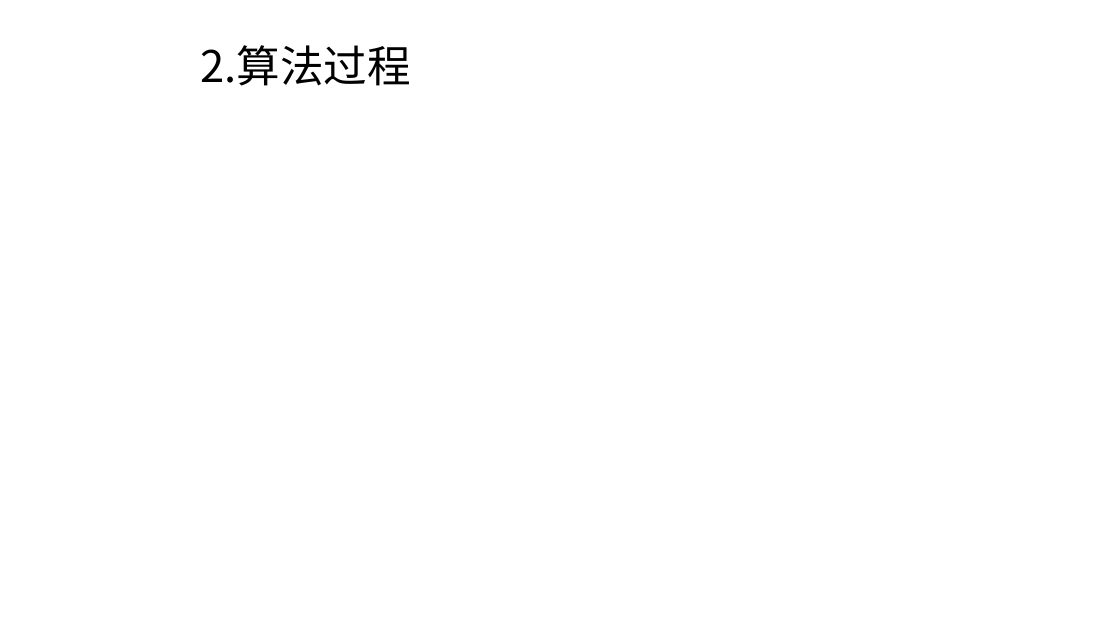
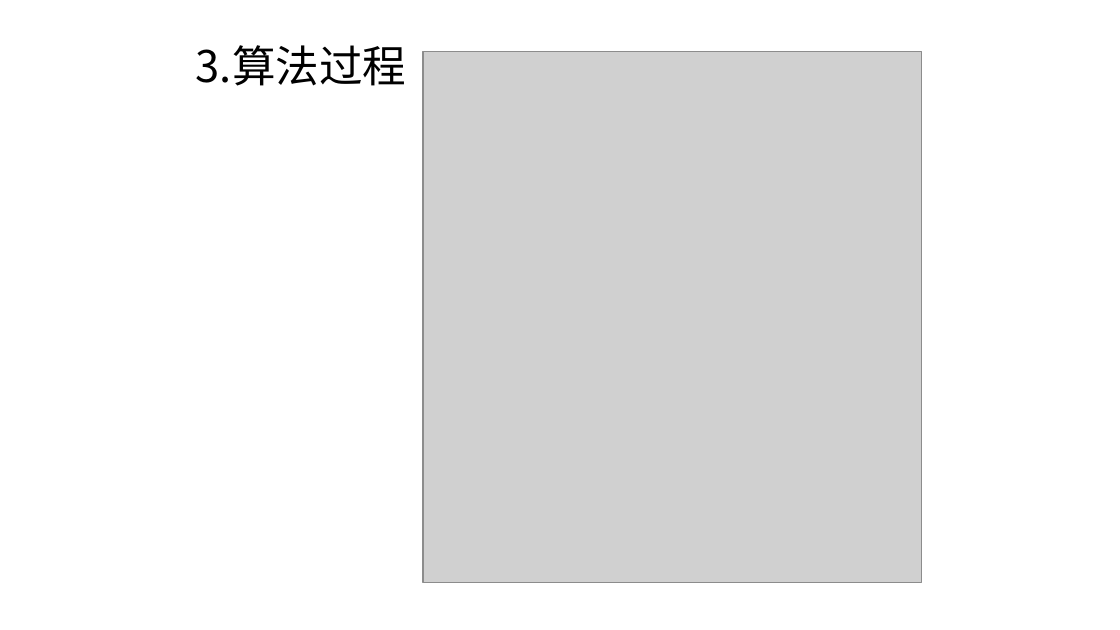
Before and after one commit to Anchovy0901/introduction-to-AI, a slide deck: slide 6 of 小组作业/doc/人工智能_G3_Astar算法讲解.pptx (slide 5 before the commit). Drawn at 1120x630 pixels with LibreOffice and Linux fonts; fonts in the diff are those of the drawing; grey boxes stand for pictures; background and template pictures are left out. Boxes give left, top, right and bottom in pixels: in the first picture for what was removed or moved away, otherwise in the second. Text is boxed around its words. In the diff, an @@ line names an element or a change of style, - is before the commit and + after.

```diff
--- a/小组作业/doc/人工智能_G3_Astar算法讲解.pptx
+++ b/小组作业/doc/人工智能_G3_Astar算法讲解.pptx
@@ title at [196, 45, 406, 86]: text changed @@
-2.算法过程
+3.算法过程
@@ picture added at [423, 52, 922, 582] @@
```
Also in this commit, not shown: 6 other slides changed, 3 slides added, 2 slides removed.
